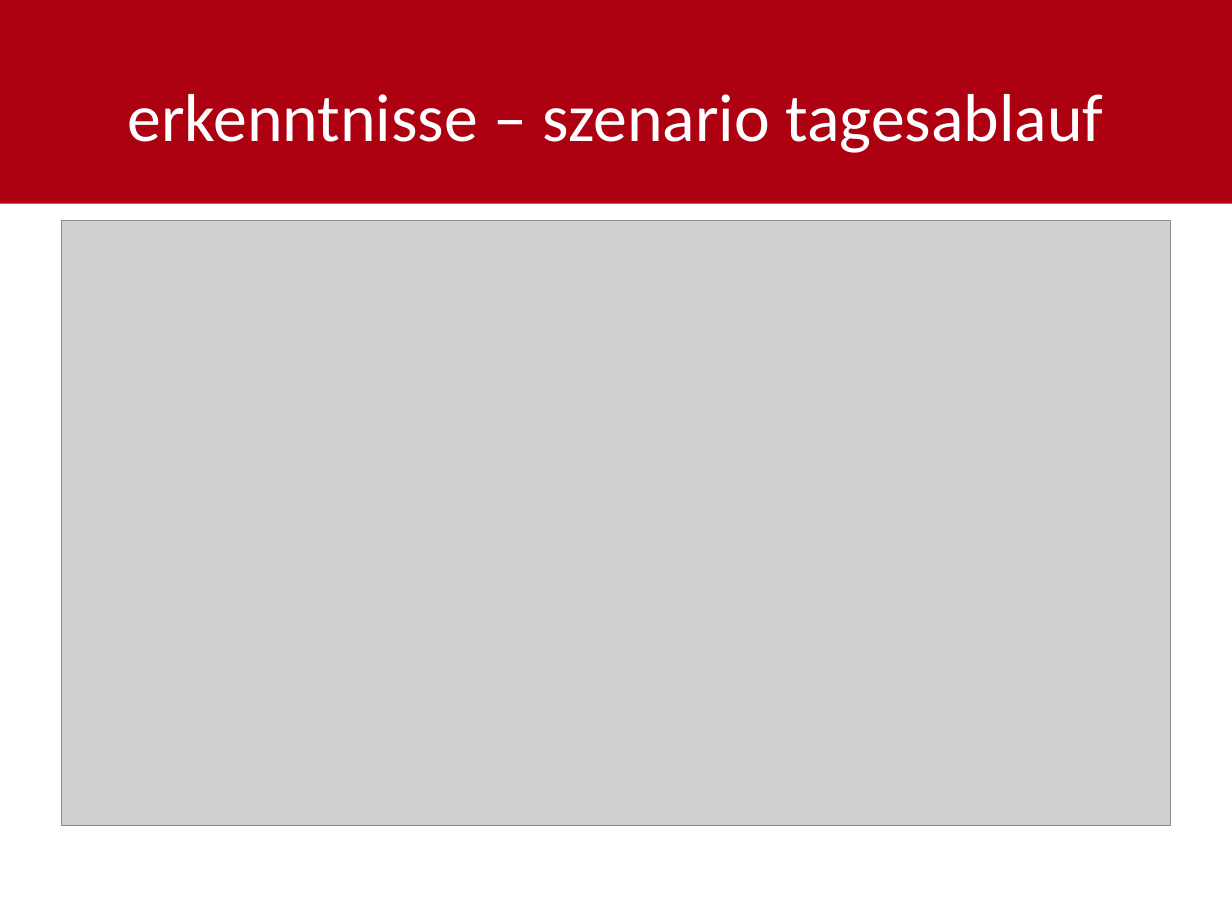
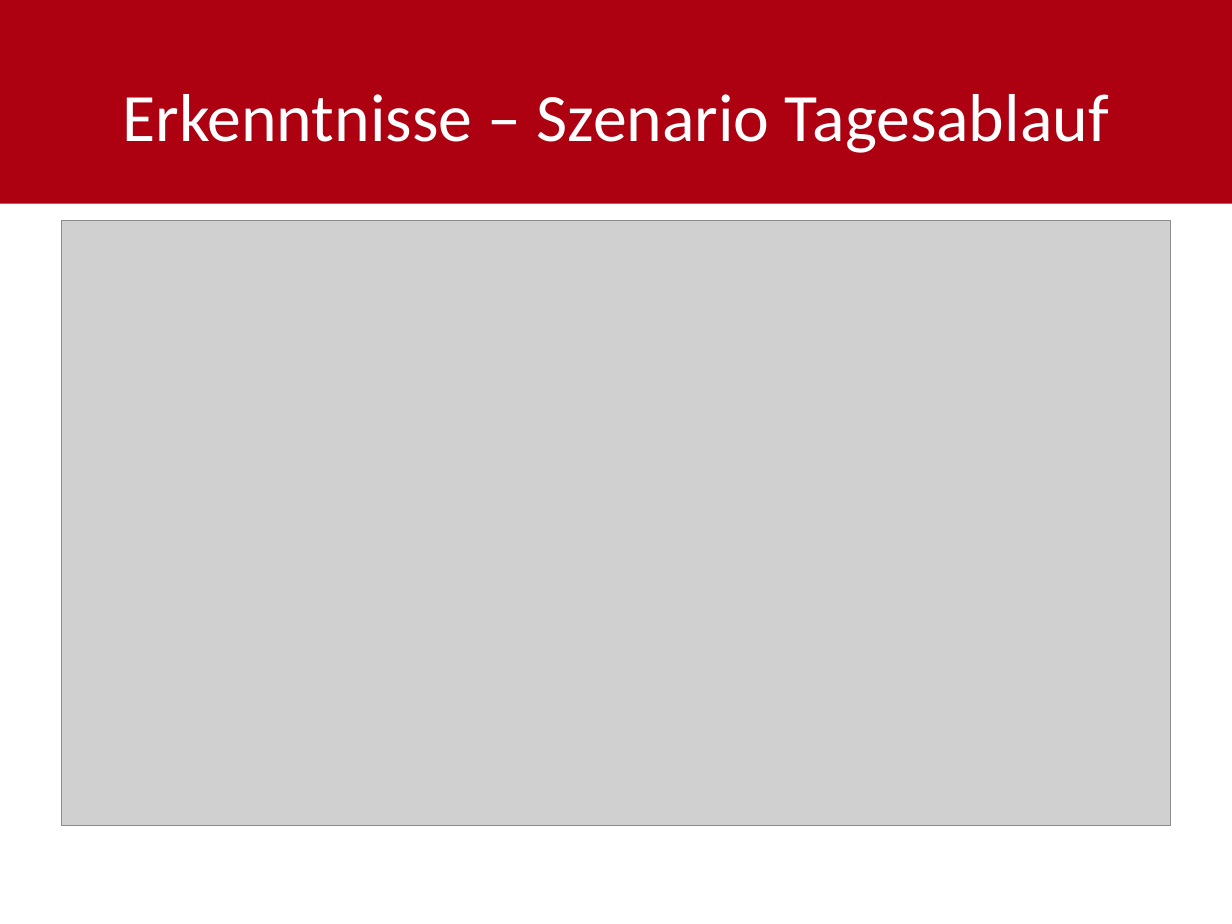
Before and after one commit to shylux/ch.bfh.bti7081.s2015.rot, a slide deck: slide 6 of doc/task03/Design_Thinking_final.pptx. Drawn at 1232x924 pixels with LibreOffice and Linux fonts; fonts in the diff are those of the drawing; grey boxes stand for pictures. Boxes give left, top, right and bottom in pixels: in the first picture for what was removed or moved away, otherwise in the second. Text is boxed around its words. In the diff, an @@ line names an element or a change of style, - is before the commit and + after.

```diff
--- a/doc/task03/Design_Thinking_final.pptx
+++ b/doc/task03/Design_Thinking_final.pptx
@@ title at box(122, 94, 1109, 153): text changed @@
-erkenntnisse – szenario tagesablauf
+Erkenntnisse – Szenario Tagesablauf
```
Also in this commit, not shown: 9 other slides changed.
